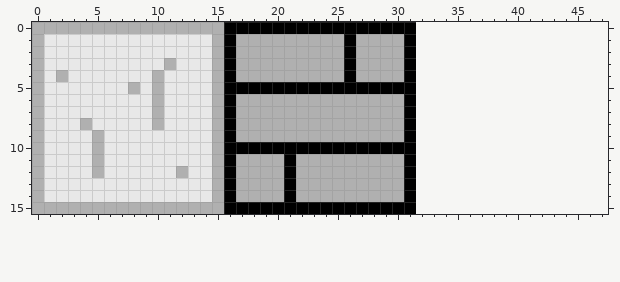
Two states of a pixel-art file, aseprite_files/grass_and_wall_with_borders.aseprite. The picture above was drawn from the file before the commit.
32x16 pixels, 1 frame. The old version is drawn lined up with the new one, on the new canvas.
The result:
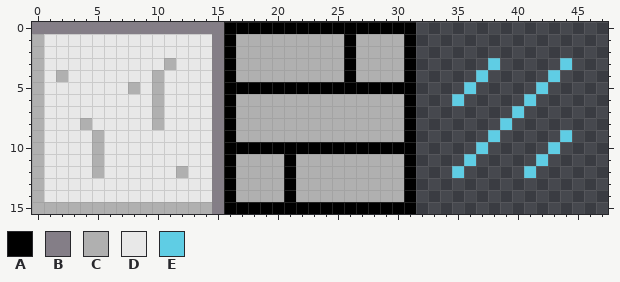
Palette (. is transparent): A #000000  B #847e87  C #b0b0b0  D #e8e8e8  E #5fcde4
Changes in this commit:
canvas 32x16 -> 48x16
@@ x 0..47 @@
- 0 CCCCCCCCCCCCCCCCAAAAAAAAAAAAAAAA................
- 1 CDDDDDDDDDDDDDDCACCCCCCCCCACCCCA................
- 2 CDDDDDDDDDDDDDDCACCCCCCCCCACCCCA................
- 3 CDDDDDDDDDDCDDDCACCCCCCCCCACCCCA................
- 4 CDCDDDDDDDCDDDDCACCCCCCCCCACCCCA................
- 5 CDDDDDDDCDCDDDDCAAAAAAAAAAAAAAAA................
- 6 CDDDDDDDDDCDDDDCACCCCCCCCCCCCCCA................
- 7 CDDDDDDDDDCDDDDCACCCCCCCCCCCCCCA................
- 8 CDDDCDDDDDCDDDDCACCCCCCCCCCCCCCA................
- 9 CDDDDCDDDDDDDDDCACCCCCCCCCCCCCCA................
-10 CDDDDCDDDDDDDDDCAAAAAAAAAAAAAAAA................
-11 CDDDDCDDDDDDDDDCACCCCACCCCCCCCCA................
-12 CDDDDCDDDDDDCDDCACCCCACCCCCCCCCA................
-13 CDDDDDDDDDDDDDDCACCCCACCCCCCCCCA................
-14 CDDDDDDDDDDDDDDCACCCCACCCCCCCCCA................
-15 CCCCCCCCCCCCCCCCAAAAAAAAAAAAAAAA................
+ 0 BBBBBBBBBBBBBBBBAAAAAAAAAAAAAAAA................
+ 1 CDDDDDDDDDDDDDDBACCCCCCCCCACCCCA................
+ 2 CDDDDDDDDDDDDDDBACCCCCCCCCACCCCA................
+ 3 CDDDDDDDDDDCDDDBACCCCCCCCCACCCCA......E.....E...
+ 4 CDCDDDDDDDCDDDDBACCCCCCCCCACCCCA.....E.....E....
+ 5 CDDDDDDDCDCDDDDBAAAAAAAAAAAAAAAA....E.....E.....
+ 6 CDDDDDDDDDCDDDDBACCCCCCCCCCCCCCA...E.....E......
+ 7 CDDDDDDDDDCDDDDBACCCCCCCCCCCCCCA........E.......
+ 8 CDDDCDDDDDCDDDDBACCCCCCCCCCCCCCA.......E........
+ 9 CDDDDCDDDDDDDDDBACCCCCCCCCCCCCCA......E.....E...
+10 CDDDDCDDDDDDDDDBAAAAAAAAAAAAAAAA.....E.....E....
+11 CDDDDCDDDDDDDDDBACCCCACCCCCCCCCA....E.....E.....
+12 CDDDDCDDDDDDCDDBACCCCACCCCCCCCCA...E.....E......
+13 CDDDDDDDDDDDDDDBACCCCACCCCCCCCCA................
+14 CDDDDDDDDDDDDDDBACCCCACCCCCCCCCA................
+15 CCCCCCCCCCCCCCCBAAAAAAAAAAAAAAAA................
Where, in picture pixels (left, top, right, bottom), the same in both pictures:
changed: (32, 22, 224, 214)
added: (452, 58, 572, 178)
